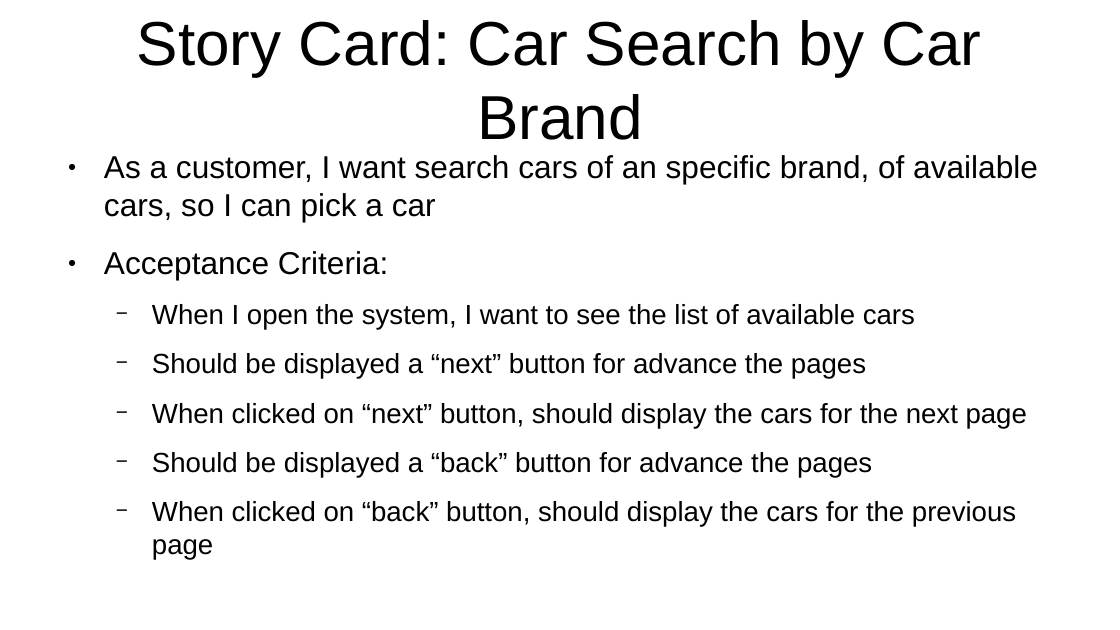
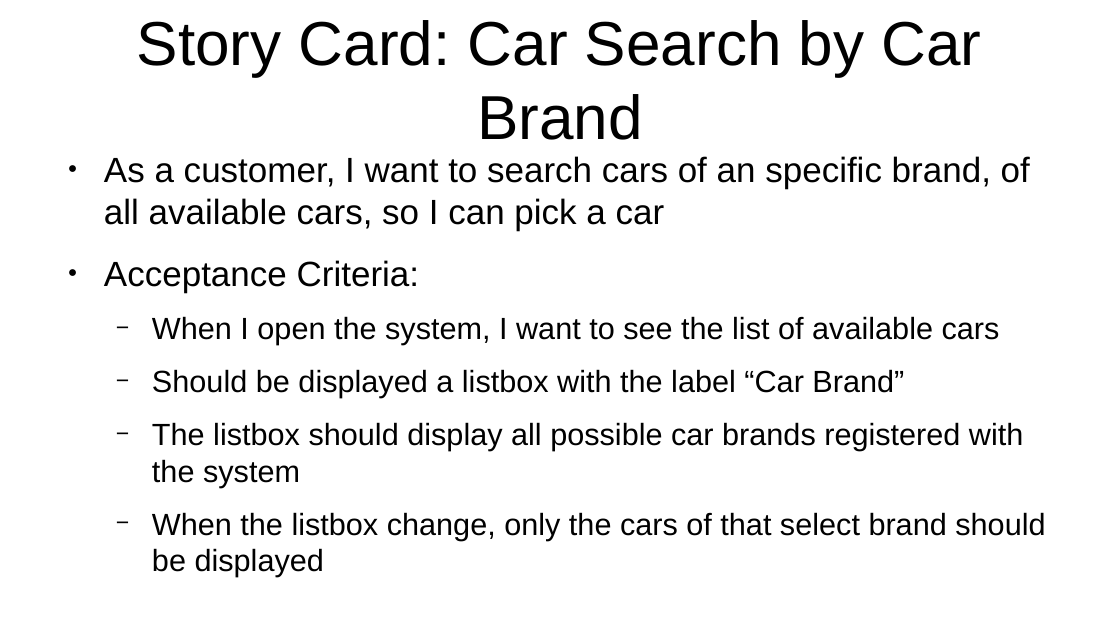
Before and after one commit to al8111/Java-UML-SWT, a slide deck: slide 9 of presentation.odp. Drawn at 1120x630 pixels with LibreOffice and Linux fonts; fonts in the diff are those of the drawing. Boxes give left, top, right and bottom in pixels: in the first picture for what was removed or moved away, otherwise in the second. Text is boxed around its words. In the diff, an @@ line names an element or a change of style, - is before the commit and + after.

```diff
--- a/presentation.odp
+++ b/presentation.odp
@@ text at (104,156,1030,231): text changed; size 22.4 to 24.8 pt @@
-● As a customer, I want search cars of an specific brand, of available cars, so I can pick a car
+● As a customer, I want to search cars of an specific brand, of all available cars, so I can pick a car
@@ text at (104,260,1000,345): size 22.4 to 24.8 pt in "Acceptance Criteria:"; size 19.6 to 21.7 pt in "When I open the system, I want ..." @@
@@ text at (152,369,1045,577): text changed; size 19.6 to 21.7 pt @@
-  − Should be displayed a “next” button for advance the pages
-  − When clicked on “next” button, should display the cars for the next page
-  − Should be displayed a “back” button for advance the pages
-  − When clicked on “back” button, should display the cars for the previous page
+  − Should be displayed a listbox with the label “Car Brand”
+  − The listbox should display all possible car brands registered with the system
+  − When the listbox change, only the cars of that select brand should be displayed
```
Also in this commit, not shown: 2 other slides changed, 1 slide added, 2 other files.
